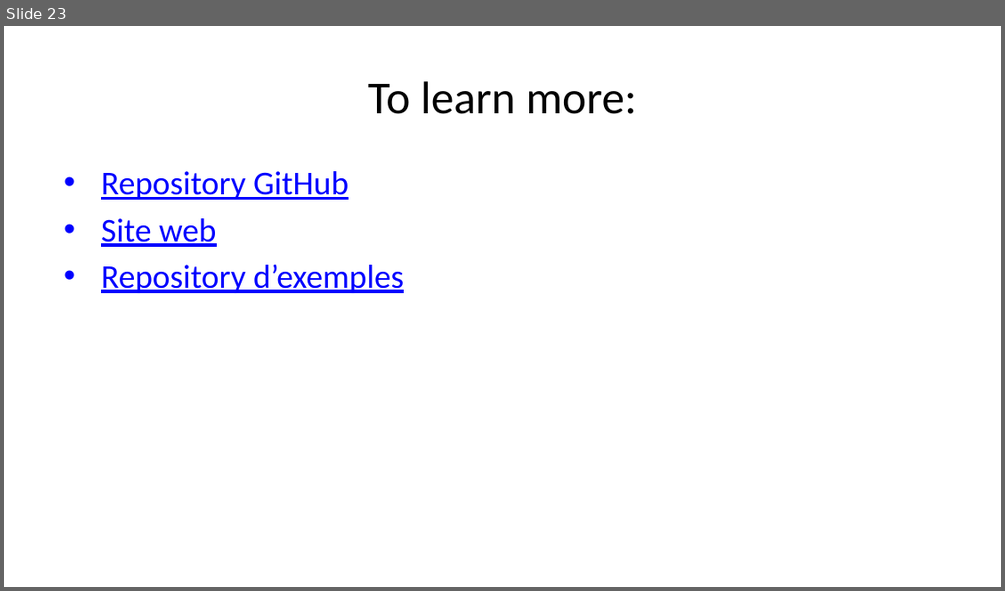
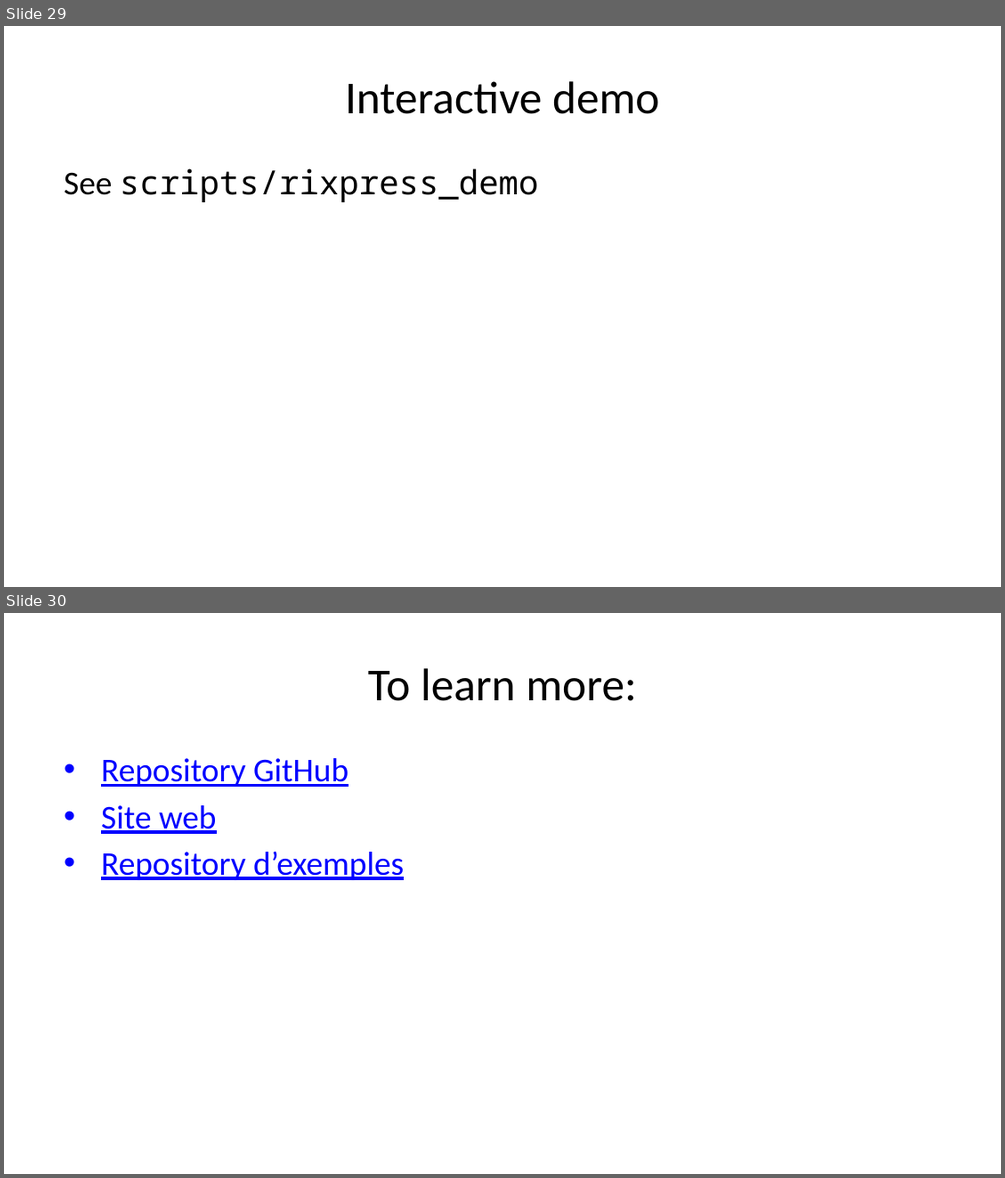
Before and after one commit to b-rodrigues/r-medicine-nix-workshop, a slide deck: docs/index.pptx. Shown one above the other, each under a label of ours: slide 23 before the commit, slides 29 and 30 after it. The pictures are 1005x591 and 1005x1178 pixels, drawn with LibreOffice and Linux fonts; fonts in the diff are those of the drawing. Boxes give left, top, right and bottom in pixels: in the first picture for what was removed or moved away, otherwise in the second. Text is boxed around its words. In the diff, an @@ line names an element or a change of style, - is before the commit and + after.

```diff
--- a/docs/index.pptx
+++ b/docs/index.pptx
@@ slide 29 added at [4,26,1001,587], background #FFFFFF @@
@@ title added at [345,81,659,114], 33 pt, text #000000 @@
+Interactive demo
@@ text added at [64,168,539,202], 24 pt, text #000000 @@
+See scripts/rixpress_demo
@@ what was slide 23 is now slide 30 @@
```
Also in this commit, not shown: 3 slides changed, 7 other slides added, 1 slide removed, 12 other files.
